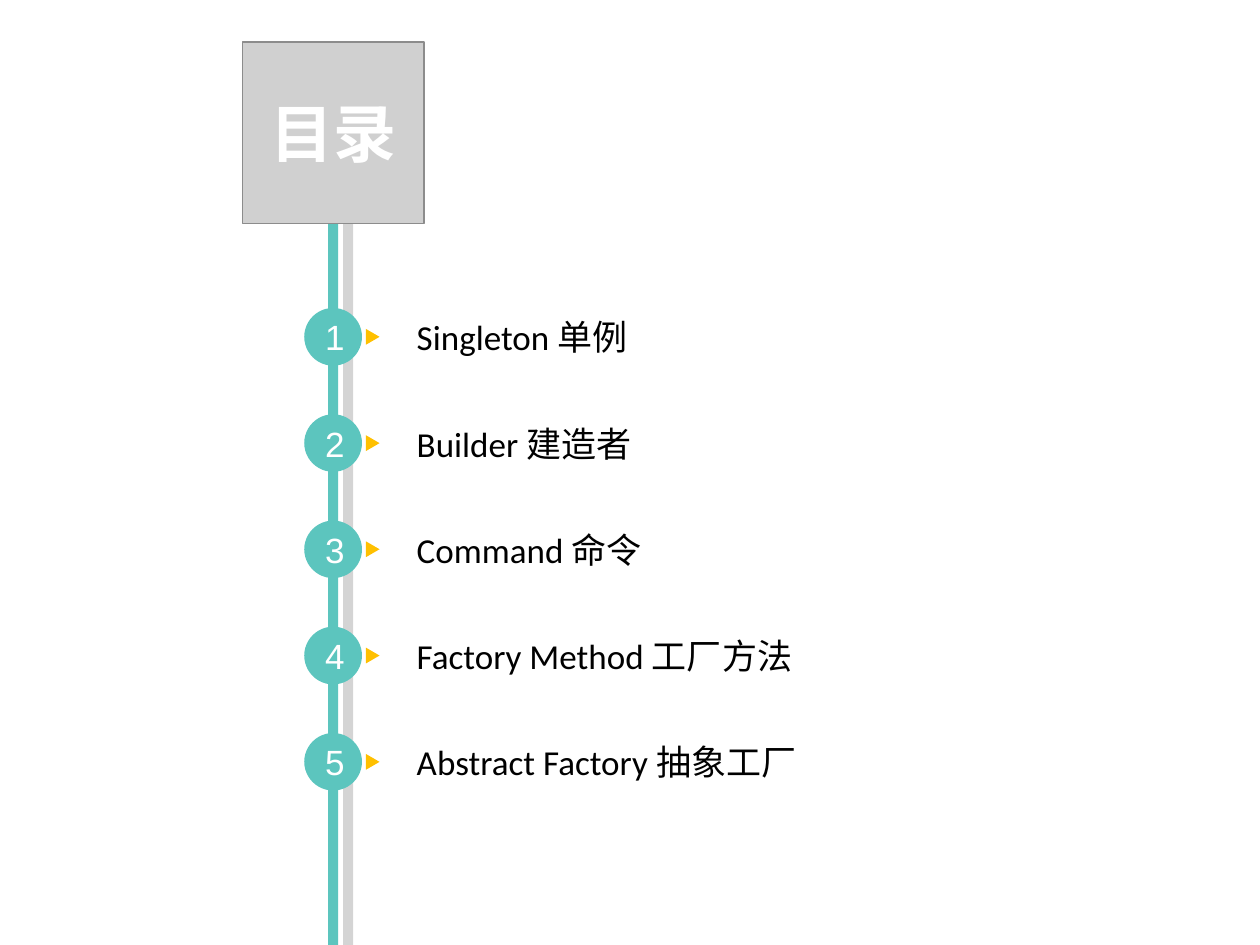
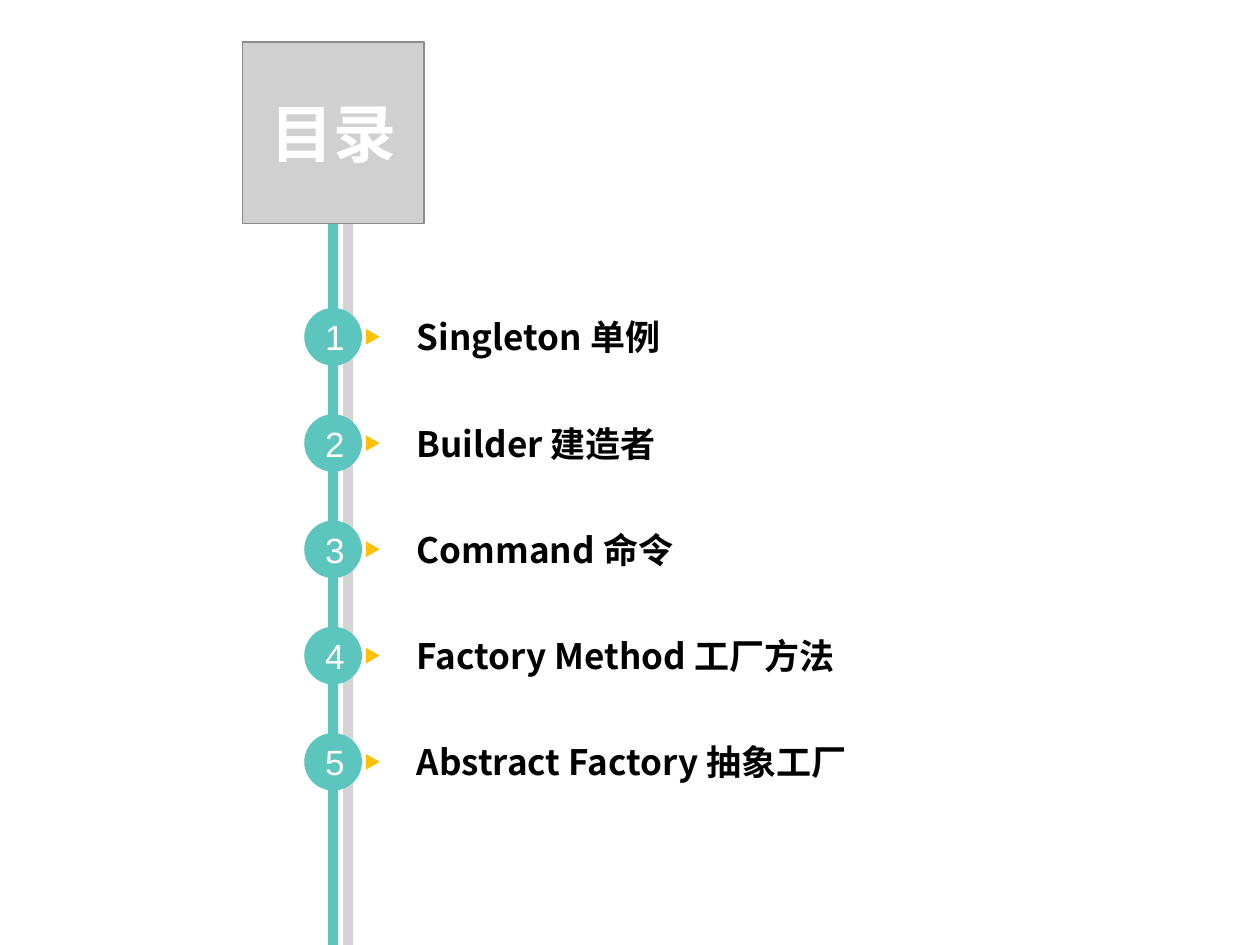
Before and after one commit to PlumpMath/DesignPattern-108, a slide deck: slide 2 of doc/Design Pattern.ppt. Drawn at 1260x945 pixels with LibreOffice and Linux fonts; fonts in the diff are those of the drawing; grey boxes stand for pictures. Boxes give left, top, right and bottom in pixels: in the first picture for what was removed or moved away, otherwise in the second. Text is boxed around its words. In the diff, an @@ line names an element or a change of style, - is before the commit and + after.

```diff
--- a/doc/Design Pattern.ppt
+++ b/doc/Design Pattern.ppt
@@ font Calibri to Noto Sans CJK SC, bold on in 5 elements at bbox=[417, 320, 660, 359], bbox=[417, 427, 656, 460], bbox=[417, 533, 673, 567], bbox=[417, 639, 834, 677], bbox=[417, 745, 846, 783] @@
```
Also in this commit, not shown: 12 other slides changed.
